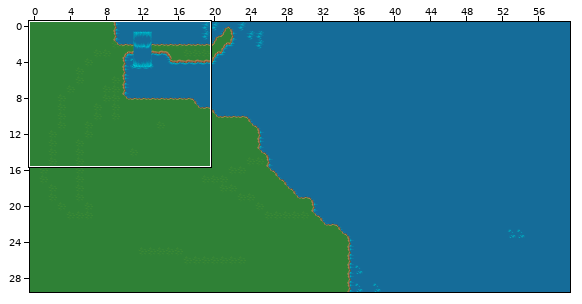
Tiled map -- area_south.tmx. The first picture is a wide view before the edit; the outline marks the close-up.
Close-up. Before:
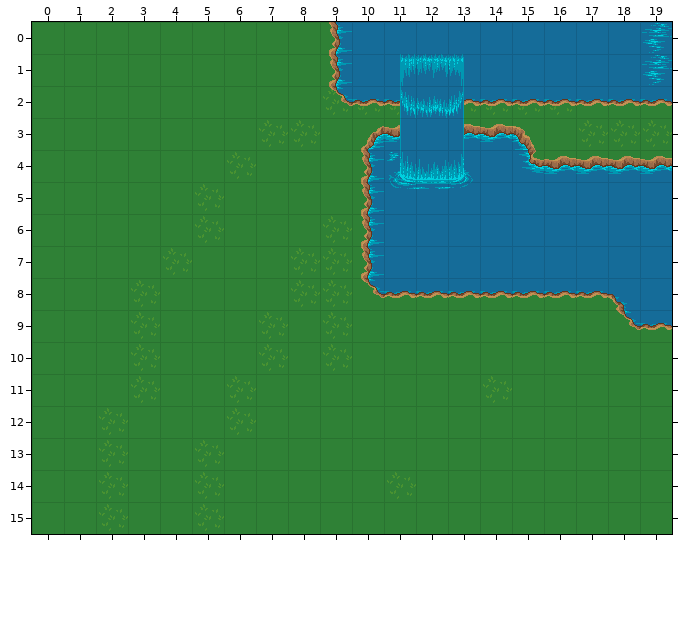
Cells are 32x32 px. Shown: x 0..19, y 0..15. The commit also changed other parts of the map, which this record leaves out.
The same view after the edit:
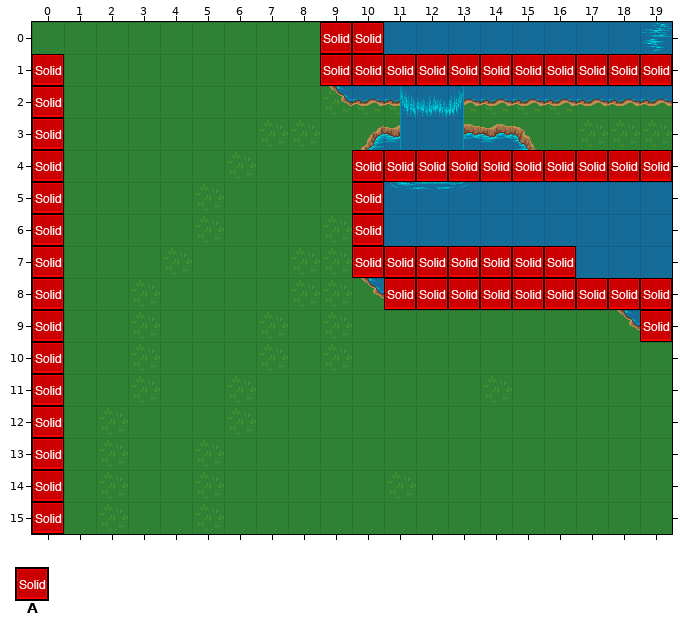
Key: from "metatiles32x32": A 0 "solid".
_ is an empty cell.
Tiles of an added or newly shown layer are drawn over the layers below it.
Changes in this commit:
Layer "collision" (now shown):
y 0: x 9..10 __ -> AA
y 1: x 0 _ -> A; x 9..19 ___________ -> AAAAAAAAAAA
y 2..3: x 0 _ -> A
y 4: x 0 _ -> A; x 10..19 __________ -> AAAAAAAAAA
y 5..6: x 0 _ -> A; x 10 _ -> A
y 7: x 0 _ -> A; x 10..16 _______ -> AAAAAAA
y 8: x 0 _ -> A; x 11..19 _________ -> AAAAAAAAA
y 9: x 0 _ -> A; x 19 _ -> A
y 10..15: x 0 _ -> A
